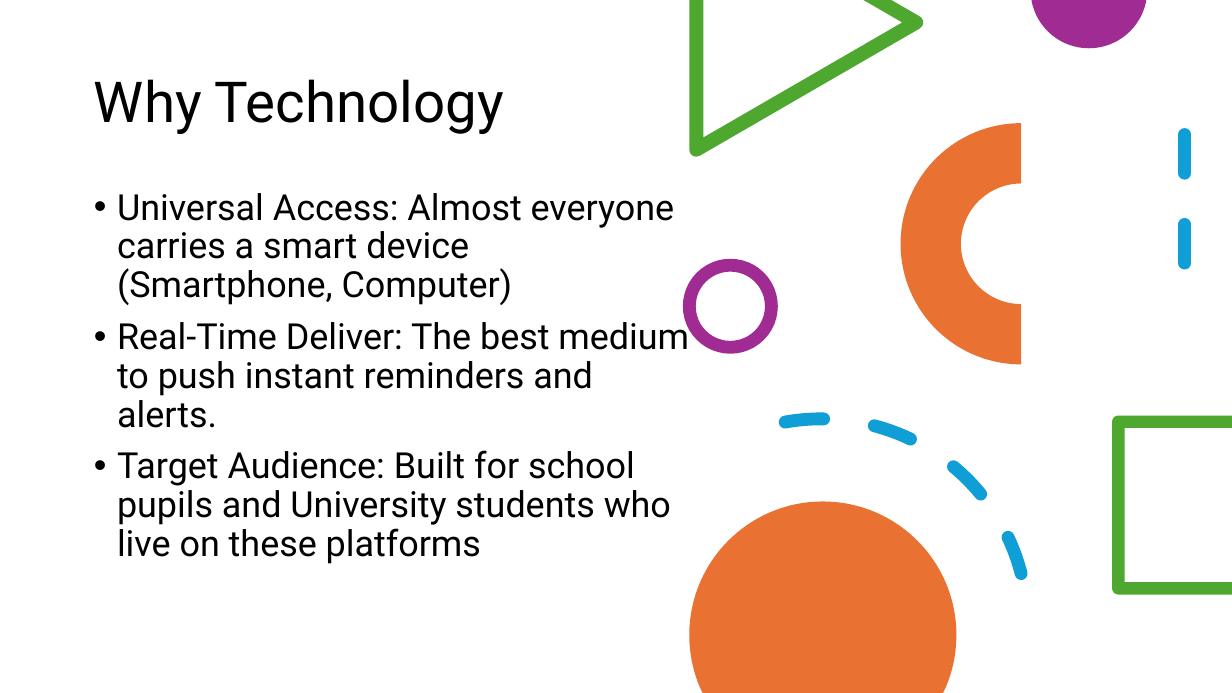
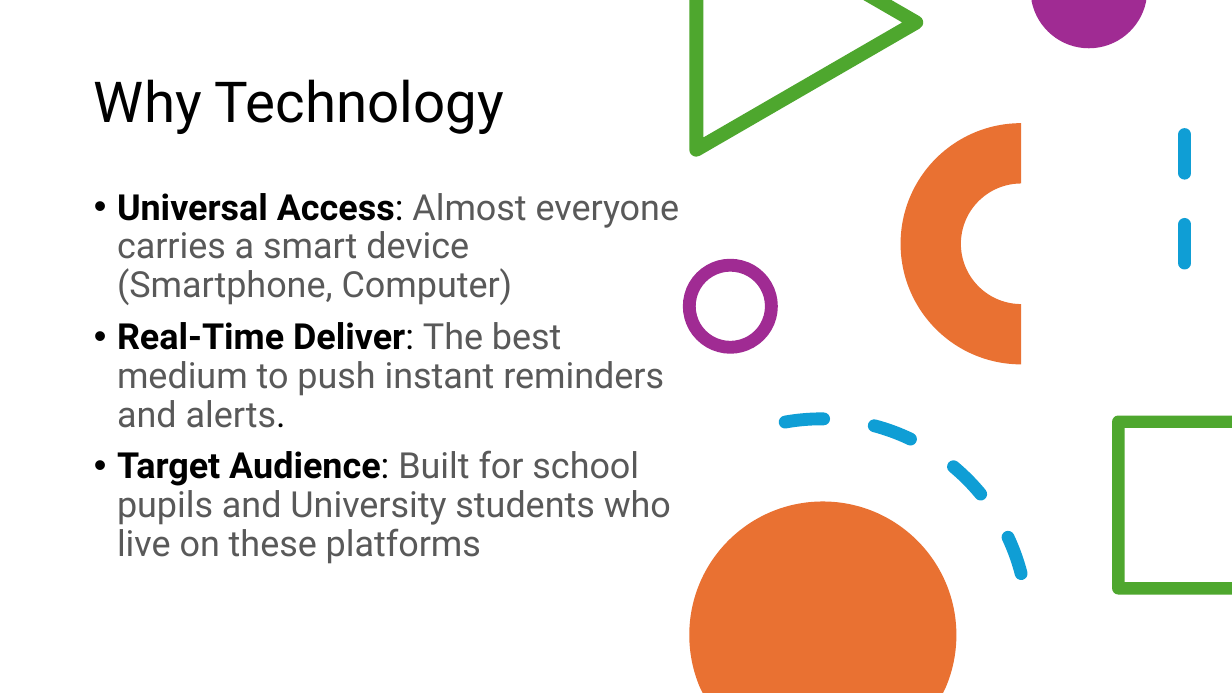
Before and after one commit to Ben-Butcher/PathKeep, a slide deck: slide 3 of Docs/PathKeep.pptx. Drawn at 1232x693 pixels with LibreOffice and Linux fonts; fonts in the diff are those of the drawing. Boxes give left, top, right and bottom in pixels: in the first picture for what was removed or moved away, otherwise in the second. Text is boxed around its words. In the diff, an @@ line names an element or a change of style, - is before the commit and + after.

```diff
--- a/Docs/PathKeep.pptx
+++ b/Docs/PathKeep.pptx
@@ text "Universal Access: Almost everyone carries ..." at (117, 193, 679, 564): text colour #000000 to #595959 in "Almost everyone carries a smart device (Smartphone, ...", "The best medium to push instant reminders ...", "Built for school pupils and University students ..."; bold on in "Universal Access:", "Real-Time Deliver:", "Target Audience:" @@
```
Also in this commit, not shown: 4 other slides changed, 14 other files.
